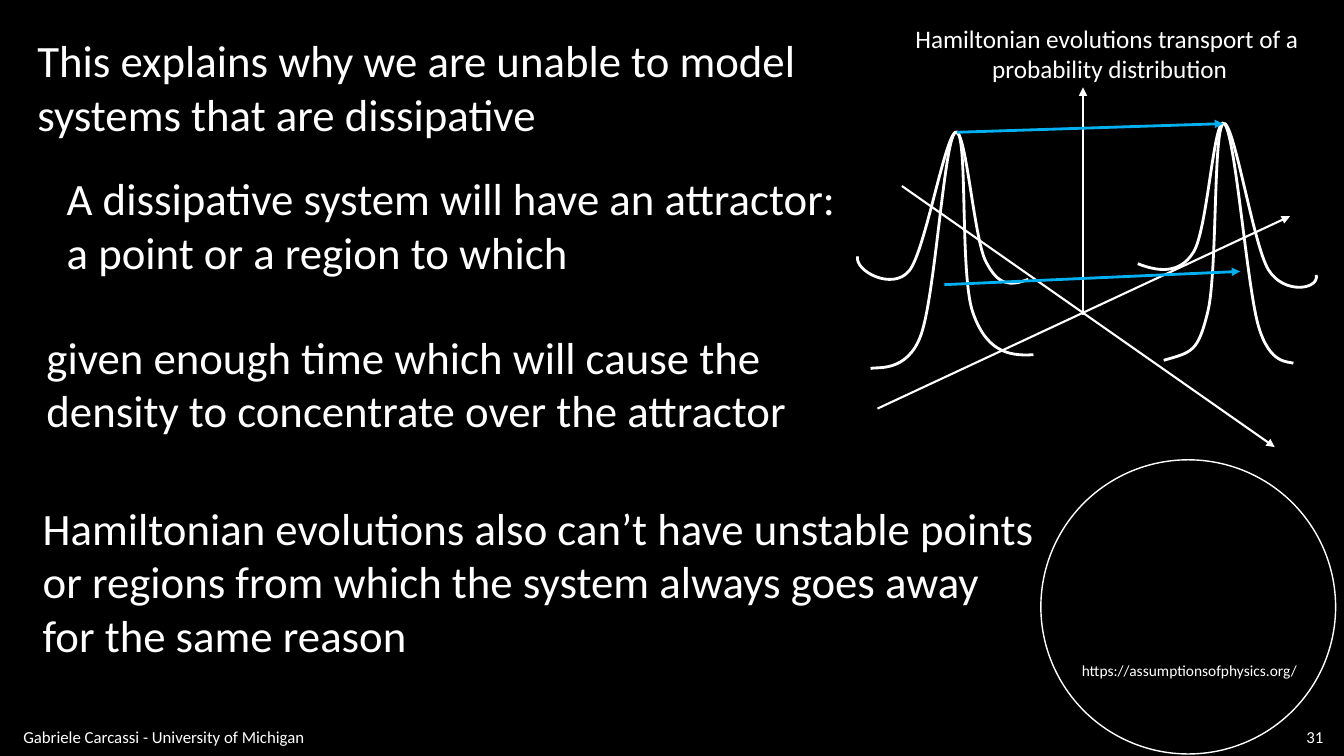
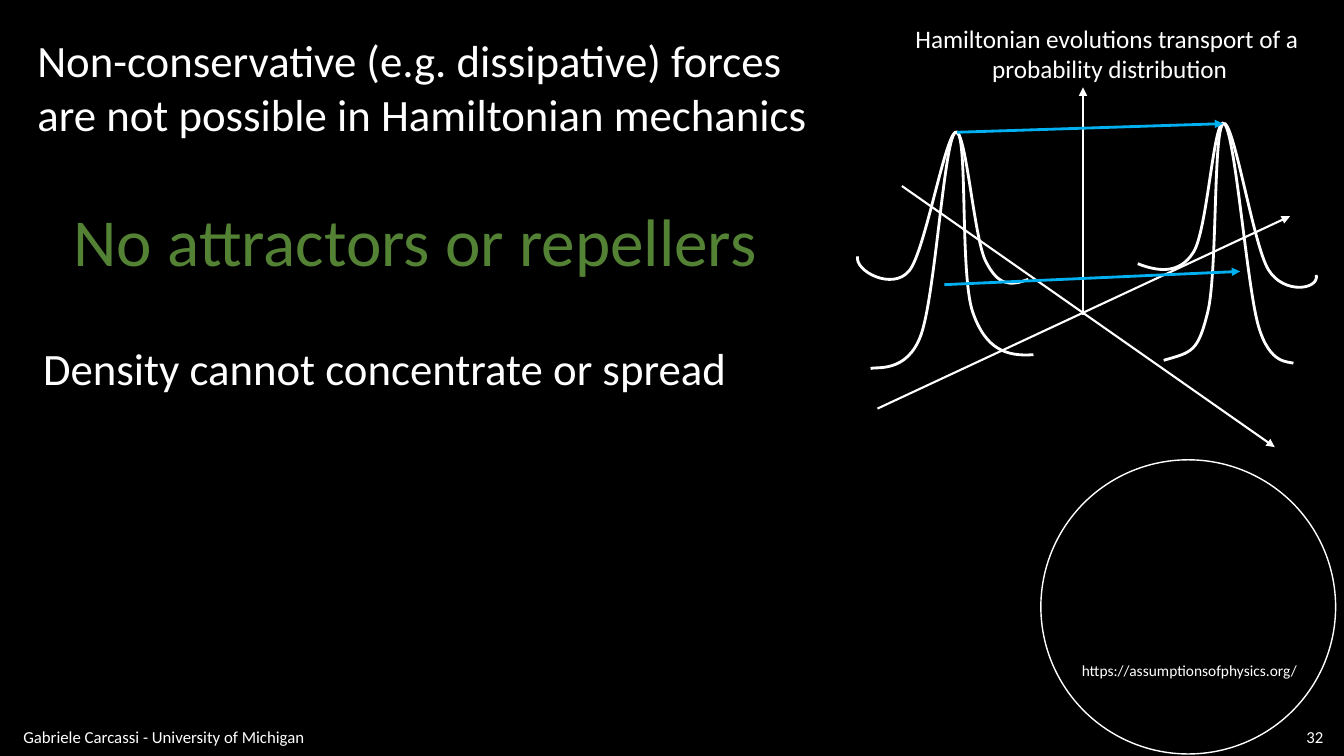
Before and after one commit to assumptionsofphysics/slides, a slide deck: slide 32 of BookCompanions-v2/RP-Class-3.pptx (slide 31 before the commit). Drawn at 1344x756 pixels with LibreOffice and Linux fonts; fonts in the diff are those of the drawing; background and template pictures are left out. Boxes give left, top, right and bottom in pixels: in the first picture for what was removed or moved away, otherwise in the second. Text is boxed around its words. In the diff, an @@ line names an element or a change of style, - is before the commit and + after.

```diff
--- a/BookCompanions-v2/RP-Class-3.pptx
+++ b/BookCompanions-v2/RP-Class-3.pptx
@@ text at [37, 44, 806, 139]: text changed @@
-This explains why we are unable to model
-systems that are dissipative
+Non-conservative (e.g. dissipative) forces
+are not possible in Hamiltonian mechanics
@@ text at [74, 219, 756, 277]: text changed; size 32 to 48 pt; text colour #FFFFFF to #548235 @@
-A dissipative system will have an attractor:
-a point or a region to which
+No attractors or repellers
@@ text at [43, 354, 725, 393]: text changed @@
-given enough time which will cause the
-density to concentrate over the attractor
+Density cannot concentrate or spread
@@ text removed at [43, 513, 1033, 653] @@
-Hamiltonian evolutions also can’t have unstable points
-or regions from which the system always goes away
-for the same reason
@@ page number at [1306, 732, 1323, 743]: text changed @@
-31
+32
```
Also in this commit, not shown: 5 other slides changed, 2 slides removed, 1 other file.
